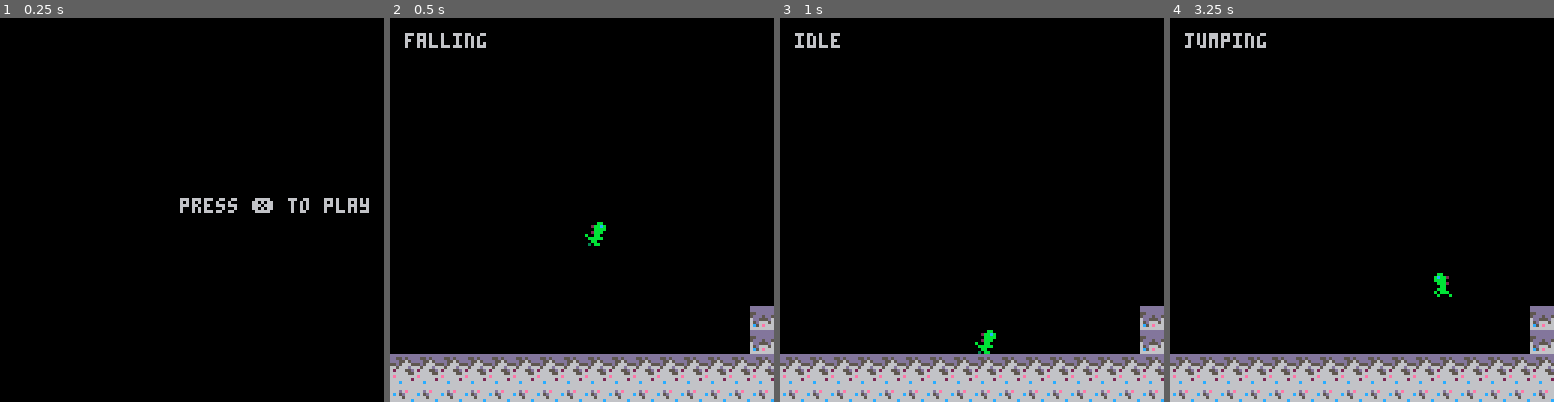
Above: before the commit, frames 1-4 (left to right).
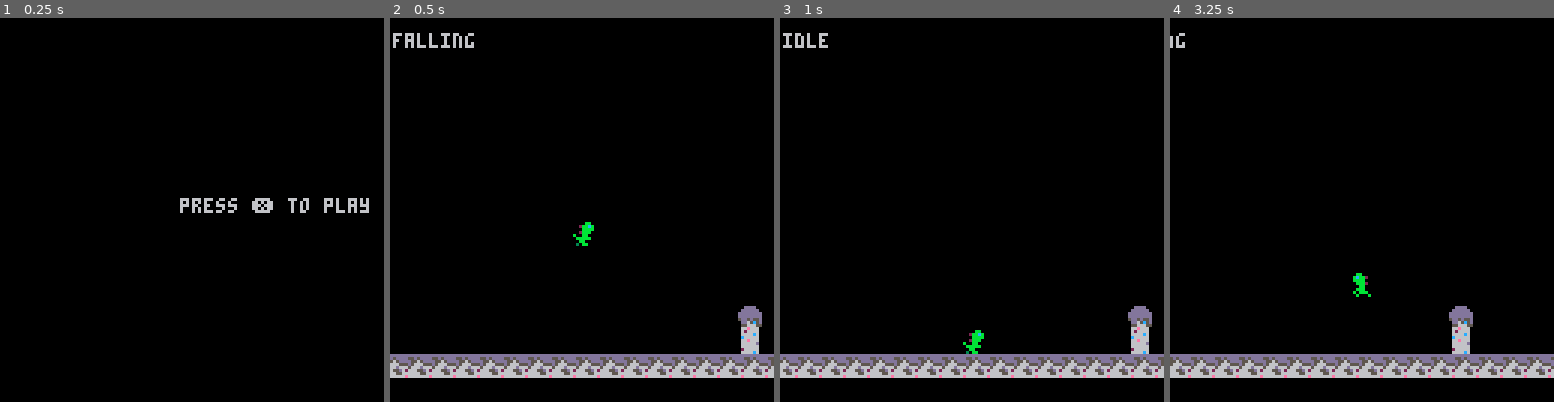
Above: after the commit, the same moments.

Repository: barddev/moonshot
Game: PICO-8 cartridge moonshot.p8
Same seed, same stepped clock (60 frames per second), same inputs: the game is played once before the commit and once after it.
Inputs:
- Up to frame 1 (0.25 s): no input
- Up to frame 2 (0.5 s): tap X (X key) at 0.33 s
- Up to frame 3 (1 s): tap O (Z key) at 0.7 s
- Up to frame 4 (3.25 s): tap X (X key) at 1.07, 1.85, 2.97 s; hold Right 1.6-2.1 s; tap O (Z key) every 0.4 s from 1.7 to 2.9 s; hold Up 2.15-2.42 s; hold Right 2.47-3.03 s; hold Left from 3.08 s (still down)

Frame 1 is identical in both runs. In frame 2, 11% of the frame differs, in the area x 0-100%, y 3-100%; in frame 3, 11%; in frame 4, 12%.

Commit message:
added camera, and prevent player from falling off edge of map.

Diff:
--- a/moonshot.p8
+++ b/moonshot.p8
@@ -20,15 +20,21 @@
 function _init()
   --start music
   music(0)
-  --map starting position
+  --map information
 	 map_x=0
 	 map_y=0
+	 map_start=0
+	 map_end=256
 
 	 --game functions
   game={
     update=menu_update,
     draw=menu_draw,
   }
+
+  --camera
+  cam_x=0
+
 
   --player
   p={
@@ -89,7 +95,7 @@
 
  player_update()
  player_animate()
-
+ cam_update()
 end
 
 function game_draw()
@@ -212,6 +219,14 @@
   p.x+=p.dx
   p.y+=p.dy
 
+  --limit to map
+  if p.x<map_start then
+    p.x=map_start
+  end
+  if p.x>map_end-p.w then
+    p.x=map_end-p.w
+  end
+
 end
 
 function player_animate()
@@ -228,6 +243,21 @@
   else --player idle
       p.sp=3
   end
+end
+-->8
+--camera
+function cam_update()
+
+  --camera follows player
+  cam_x=p.x-64+(p.w/2)
+  if cam_x<map_start then
+    cam_x=map_start
+  end
+  --end a gamescreen early from end
+  if cam_x>map_end-128 then
+    cam_x=map_end-128
+  end
+  camera(cam_x,0)
 end
 __gfx__
 00000000000bbb0000000bb000000bb000000bb000000bb00000bb00000000000000000000000000000000000000000000000000000000000000000000000000
@@ -270,14 +300,14 @@
 000000000dd65c5d6266655d6626666665d66656566e6666c66e566500000000d666666100000000000000000000000000000000000000000000000000000000
 000000000556665566666655566655666c56e66666666c666666662600000000d666666100000000000000000000000000000000000000000000000000000000
 00000000066e66606e666666666e66c666666666c66666666e66666600000000d111111100000000000000000000000000000000000000000000000000000000
-000000000626666066666662666666666666666c6666666600000000000000000000000000000000000000000000000000000000000000000000000000000000
-0000000006666c60666c66666666676662666666c666266c00000000000000000000000000000000000000000000000000000000000000000000000000000000
-000000000c666660666666666c6667766666c666666666e600000000000000000000000000000000000000000000000000000000000000000000000000000000
-00000000066e6660666666666667766666666d56e66c666600000000000000000000000000000000000000000000000000000000000000000000000000000000
-00000000066666d0666d6e66666676e65666d5666666666200000000000000000000000000000000000000000000000000000000000000000000000000000000
-00000000066666606c65d666626666655d6e666626e6006600000000000000000000000000000000000000000000000000000000000000000000000000000000
-0000000002666660666656666666e6665d6662660666606000000000000000000000000000000000000000000000000000000000000000000000000000000000
-0000000006666c606666666c6666666c666666660060600000000000000000000000000000000000000000000000000000000000000000000000000000000000
+000000000626666000000000666666666666666c6666666600000000000000000000000000000000000000000000000000000000000000000000000000000000
+0000000006666c60000000006666676662666666c666266c00000000000000000000000000000000000000000000000000000000000000000000000000000000
+000000000c666660000000006c6667766666c666666666e600000000000000000000000000000000000000000000000000000000000000000000000000000000
+00000000066e6660000000006667766666666d56e66c666600000000000000000000000000000000000000000000000000000000000000000000000000000000
+00000000066666d000000000666676e65666d5666666666200000000000000000000000000000000000000000000000000000000000000000000000000000000
+000000000666666000000000626666655d6e666626e6006600000000000000000000000000000000000000000000000000000000000000000000000000000000
+0000000002666660000000006666e6665d6662660666606000000000000000000000000000000000000000000000000000000000000000000000000000000000
+0000000006666c60000000006666666c666666660060600000000000000000000000000000000000000000000000000000000000000000000000000000000000
 00000000000000000000000000000000000000000000000000000000000000000000000000000000000000000000000000000000000000000000000000000000
 00000000000000000000000000000000000000000000000000000000000000000000000000000000000000000000000000000000000000000000000000000000
 00000000000000000000000000000000000000000000000000000000000000000000000000000000000000000000000000000000000000000000000000000000
@@ -345,7 +375,7 @@
 01000001000000000000000000000000000000000000000000000000000000000000000000000000000000000000000000000000000000000000000000000000
 01000001000000000000000000000000000000000000000000000000000000000000000000000000000000000000000000000000000000000000000000000000
 __gff__
-0000000000000000000000000000000000000000000000000000000000000000000000000000000000000000000000000000000000000000000000000000000000010101010101000100000000000000000101010101000000000000000000000000000000000000000000000000000000000000000000000000000000000000
+0000000000000000000000000000000000000000000000000000000000000000000000000000000000000000000000000000000000000000000000000000000000010101010101000100000000000000000100010101000000000000000000000000000000000000000000000000000000000000000000000000000000000000
 0000000000000000000000000000000000000000000000000000000000000000000000000000000000000000000000000000000000000000000000000000000000000000000000000000000000000000000000000000000000000000000000000000000000000000000000000000000000000000000000000000000000000000
 __map__
 0000000000000000000000000000000000000000000000000000000000000000000000000000000000000000000000000000000000000000000000000000000000000000000000000000000000000000000000000000000000000000000000000000000000000000000000000000000000000000000000000000000000000000
@@ -360,9 +390,9 @@
 0000000000000000000000000000000000000000000000000000000000000000000000000000000000000000000000000000000000000000000000000000000000000000000000000000000000000000000000000000000000000000000000000000000000000000000000000000000000000000000000000000000000000000
 0000000000000000000000000000000000000000000000000000000000000000000000000000000000000000000000000000000000000000000000000000000000000000000000000000000000000000000000000000000000000000000000000000000000000000000000000000000000000000000000000000000000000000
 0000000000000000000000000000000000000000000000000000000000000000000000000000000000000000000000000000000000000000000000000000000000000000000000000000000000000000000000000000000000000000000000000000000000000000000000000000000000000000000000000000000000000000
-0000000000000000000000000000004400000000000000000000000000000000000000000000000000000000000000000000000000000000000000000000000000000000000000000000000000000000000000000000000000000000000000000000000000000000000000000000000000000000000000000000000000000000
-0000000000000000000000000000004400000000000000000000000000000000000000000000000000000000000000000000000000000000000000000000000000000000000000000000000000000000000000000000000000000000000000000000000000000000000000000000000000000000000000000000000000000000
-4242424242424242424242424242424242424242424242424242424242420000000000000000000000000000000000000000000000000000000000000000000000000000000000000000000000000000000000000000000000000000000000000000000000000000000000000000000000000000000000000000000000000000
+0000000000000000000000000000004100000000000000000000000000000000000000000000000000000000000000000000000000000000000000000000000000000000000000000000000000000000000000000000000000000000000000000000000000000000000000000000000000000000000000000000000000000000
+0000000000000000000000000000005100000000000000000000000000000000000000000000000000000000000000000000000000000000000000000000000000000000000000000000000000000000000000000000000000000000000000000000000000000000000000000000000000000000000000000000000000000000
+4242424242424242424242424242424242424242424242424242424242424242000000000000000000000000000000000000000000000000000000000000000000000000000000000000000000000000000000000000000000000000000000000000000000000000000000000000000000000000000000000000000000000000
 5252525252525252525252525252525252525252525252525252525252520000000000000000000000000000000000000000000000000000000000000000000000000000000000000000000000000000000000000000000000000000000000000000000000000000000000000000000000000000000000000000000000000000
 
 
